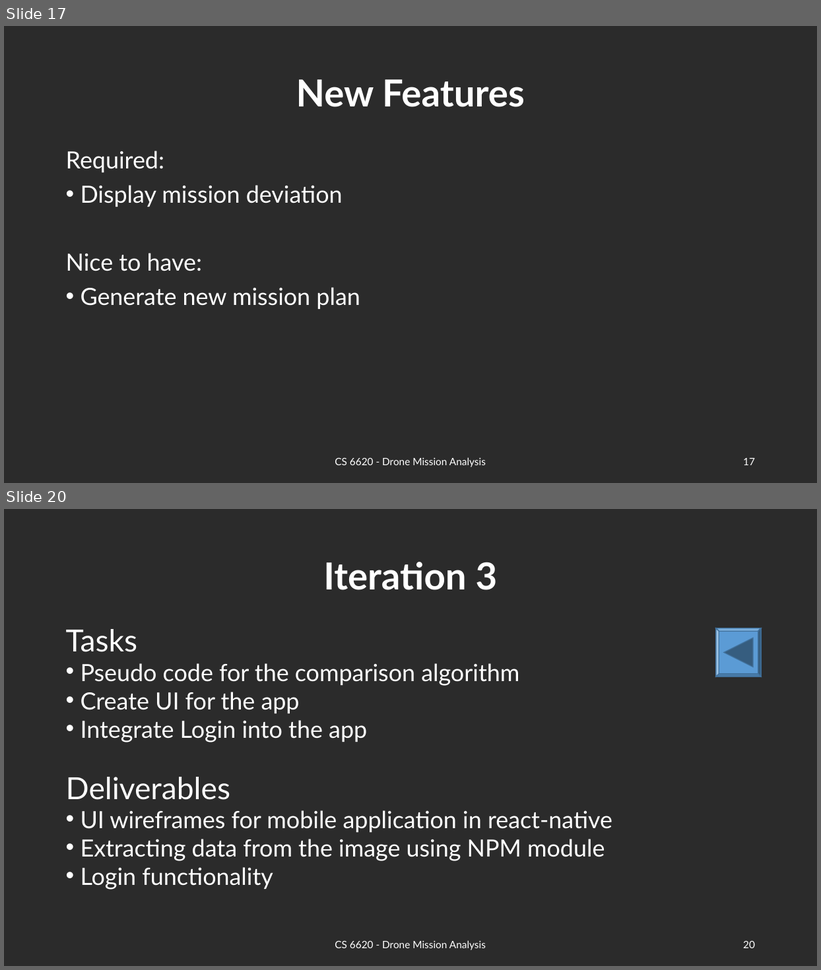
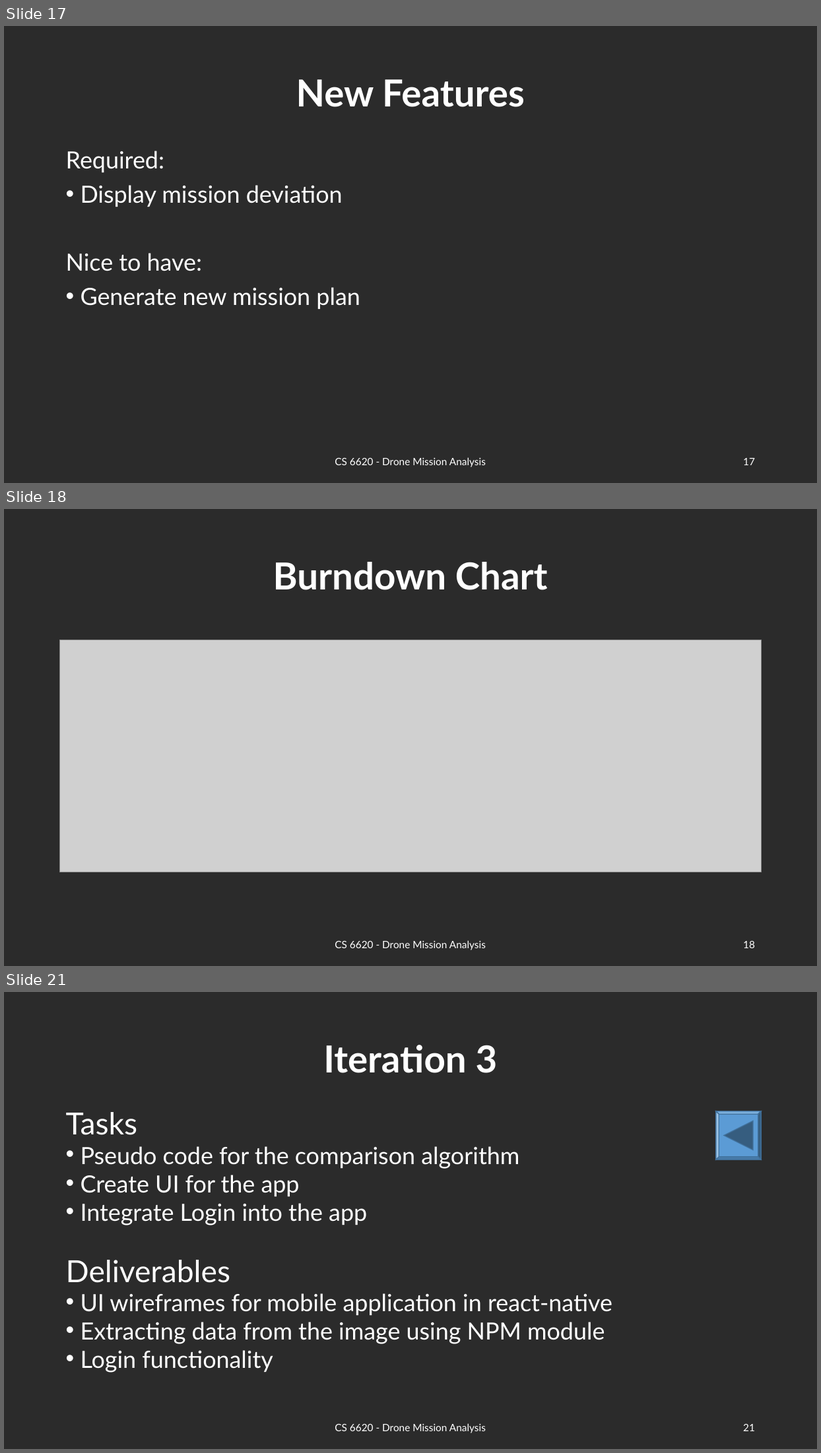
Before and after one commit to BU-NU-CLOUD-SP18/Drone-Mission-Analysis, a slide deck: presentations/Demo3.ppt. Shown one above the other, each under a label of ours: slides 17 and 20 before the commit, slides 17, 18 and 21 after it; the slides between them are not shown. The pictures are 821x970 and 821x1453 pixels, drawn with LibreOffice and Linux fonts; fonts in the diff are those of the drawing; grey boxes stand for pictures; background and template pictures are left out; a plain dark background stands for a picture behind light text. Boxes give left, top, right and bottom in pixels: in the first picture for what was removed or moved away, otherwise in the second. Text is boxed around its words. In the diff, an @@ line names an element or a change of style, - is before the commit and + after.

Commit message:
Demo 3 PPT updated

```diff
--- a/presentations/Demo3.ppt
+++ b/presentations/Demo3.ppt
@@ slide 18 added at bbox=[4, 509, 817, 966], background picture (left out) @@
@@ title added at bbox=[273, 562, 548, 590], 44 pt, text #FFFFFF, bold @@
+Burndown Chart
@@ picture added at bbox=[60, 640, 761, 872] @@
@@ text added at bbox=[335, 941, 486, 951], 12 pt, text #FFFFFF @@
+CS 6620 - Drone Mission Analysis
@@ page number added at bbox=[743, 941, 755, 949], 12 pt, text #FFFFFF @@
+18
@@ what was slide 20 is now slide 21 @@
@@ page number at bbox=[743, 1424, 755, 1432]: text changed @@
-20
+21
```
